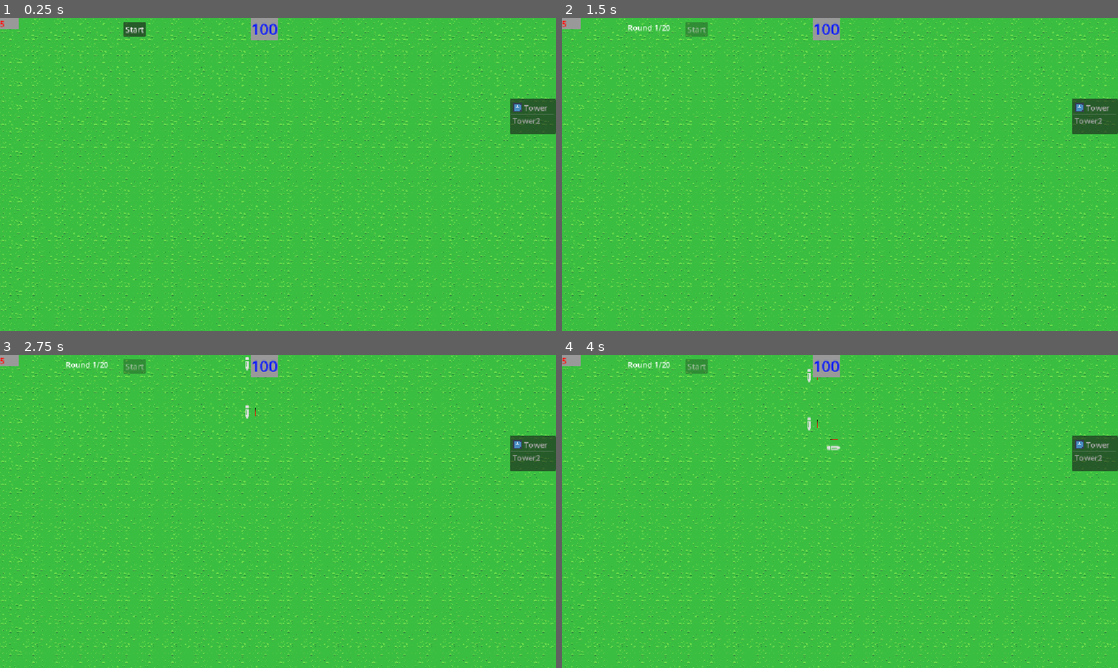
Above: before the commit, frames 1-4 (two rows, left to right).
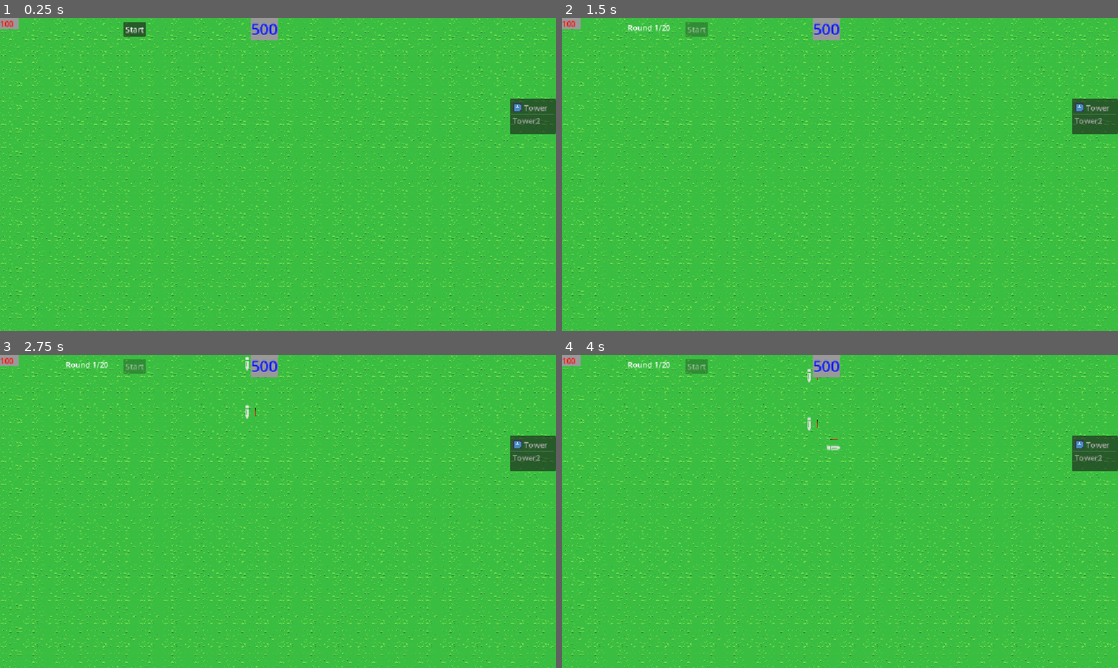
Above: after the commit, the same moments.

Repository: tstover91/Towerdefense
Game: Godot game, scene res://main.tscn
Two runs of this game, one before a commit and one after it. Both use one fixed random seed, a clock stepped at 60 frames per second and the inputs below. The engine's default icon, where the game draws it, is replaced by a stand-in: a white triangle on a blue panel in a dark square.
Inputs (mouse positions are in pixels of both pictures, inside the frame that each line leads up to):
- Up to frame 1 (0.25 s): no input
- Up to frame 2 (1.5 s): click "Start" at 0.5 s; tap Enter at 1.25 s; move the mouse to (962, 158) at 1.27 s; hold Ctrl from 1.28 s (still down); click (962, 158) at 1.42 s
- Up to frame 3 (2.75 s): release Ctrl at 2 s; tap Space at 2 s; drag from (166, 527) to (250, 574) at 2.02 s
- Up to frame 4 (4 s): move the mouse to (895, 442) at 2.77 s; hold Ctrl 2.78-3.5 s; click (895, 442) at 2.92 s; drag from (812, 574) to (673, 464) at 3.52 s

The runs differ from the first frame. In frame 1, less than 0.1% of the frame differs, in the area x 0-47%, y 0-6%; in frame 2, less than 0.1%; in frame 3, less than 0.1%; in frame 4, less than 0.1%.

Commit message:
tower buttons

Diff:
--- a/main.gd
+++ b/main.gd
@@ -1,15 +1,17 @@
 extends Node2D
+
+const GameStats = preload("res://stat_database.gd")
 
 @export var loop_path: bool = true
 @onready var spawntimer = $SpawnTimer
 @onready var tower_list = $MainUI/ItemList
-var lives : int = 5
+var lives: int
 var tower_scene := preload("res://tower.tscn")
 var place_mode := false
 var build_mode = false
 var tower_to_place : Node2D = null
 var tower_confirm : bool = false
-var money : int = 100
+var money: int
 var pending_tower_type := ""
 var pending_tower_cost := 0
 var round_number := 0
@@ -17,9 +19,13 @@
 var mobs_alive := 0
 var round_active := false
 var game_ended := false
-const MAX_ROUNDS := 5
+var max_rounds: int
 
 func _ready():
+	var mode: Dictionary = GameStats.get_mode("easy")
+	money = mode["starting_cash"]
+	lives = mode["starting_lives"]
+	max_rounds = mode["max_rounds"]
 	update_money()
 	update_lives()
 	spawntimer.timeout.connect(_spawn_mob)
@@ -56,7 +62,7 @@
 		start_round()
 
 func start_round() -> void:
-	if round_active or round_number >= MAX_ROUNDS:
+	if round_active or round_number >= max_rounds:
 		return
 	round_number += 1
 	update_round_count()
@@ -74,7 +80,7 @@
 
 	round_active = false
 
-	if round_number >= MAX_ROUNDS:
+	if round_number >= max_rounds:
 		victory()
 	else:
 		$MainUI/startbutton.disabled = false
@@ -91,7 +97,6 @@
 	pf.add_child(mob)
 	pf.loop = false
 	mob.set_path_follow(pf)
-	mob.setup_for_round(round_number)
 	mobs_left_to_spawn -= 1
 	mobs_alive += 1
 
@@ -111,7 +116,7 @@
 	finish_game("Defeat!\nYou reached round %d." % round_number)
 
 func victory():
-	finish_game("Victory!\nYou completed all %d rounds." % MAX_ROUNDS)
+	finish_game("Victory!\nYou completed all %d rounds." % max_rounds)
 
 func finish_game(message: String):
 	if game_ended:
@@ -211,7 +216,7 @@
 		tower_list.deselect_all()
 		return
 
-	var cost := 50  # or based on index later
+	var cost: int = GameStats.get_tower("scout")["placement_cost"]
 
 	if money >= cost and build_mode == false:
 		pending_tower_type = "arrow_tower"  # or based on index
--- a/mob.gd
+++ b/mob.gd
@@ -1,12 +1,16 @@
 extends CharacterBody2D
+
+const GameStats = preload("res://stat_database.gd")
 
 signal mob_killed(reward: int)
 signal reached_end(damage: int)
 
 
-@export var health: int = 100
+@export var enemy_id: StringName = GameStats.DEFAULT_ENEMY_ID
+var health: int
 @onready var health_bar: TextureProgressBar = $HealthBar
-@export var speed := 100.0
+var speed: float
+var cash_reward: int
 var path_follow: PathFollow2D
 var finished := false
 
@@ -24,21 +28,22 @@
 
 	if path_follow.progress_ratio >= 1.0:
 		finished = true
-		reached_end.emit(1)
+		reached_end.emit(health)
 		path_follow.queue_free()
 
 func _ready():
-	health_bar.value = health
+	load_stats()
 
-func setup_for_round(current_round: int) -> void:
-	health = 100 + ((current_round - 1) * 20)
-	speed = 100.0 + ((current_round - 1) * 2.0)
-
+func load_stats() -> void:
+	var stats: Dictionary = GameStats.get_enemy(enemy_id)
+	health = stats["health"]
+	speed = stats["move_speed"]
+	cash_reward = stats["cash_reward"]
 	health_bar.max_value = health
 	health_bar.value = health
 
 func die():
-	mob_killed.emit(10)
+	mob_killed.emit(cash_reward)
 
 	if is_instance_valid(path_follow):
 		path_follow.queue_free()
--- /dev/null
+++ b/stat_database.gd
@@ -0,0 +1,107 @@
+class_name StatDatabase
+extends RefCounted
+
+## Central gameplay reference. IDs are lowercase strings so scenes and save data
+## can refer to entries without depending on node names.
+
+const DEFAULT_ENEMY_ID := "normal"
+const DEFAULT_TOWER_ID := "scout"
+
+const ENEMIES := {
+	"normal": {
+		"display_name": "Normal",
+		"health": 4,
+		"move_speed": 100.0,
+		"cash_reward": 5,
+		"base_damage_from_remaining_health": true,
+		"hidden": false,
+		"defense": 0.0,
+	},
+}
+
+const TOWERS := {
+	"scout": {
+		"display_name": "Scout",
+		"placement_cost": 125,
+		"levels": [
+			{
+				"upgrade_cost": 0,
+				"damage": 1,
+				"firerate": 1.0,
+				"range": 12.0,
+				"hidden_detection": false,
+			},
+			{
+				"upgrade_cost": 50,
+				"damage": 1,
+				"firerate": 0.75,
+				"range": 12.0,
+				"hidden_detection": false,
+			},
+			{
+				"upgrade_cost": 375,
+				"damage": 3,
+				"firerate": 0.75,
+				"range": 14.0,
+				"hidden_detection": true,
+			},
+			{
+				"upgrade_cost": 1350,
+				"damage": 8,
+				"firerate": 0.65,
+				"range": 16.0,
+				"hidden_detection": true,
+			},
+			{
+				"upgrade_cost": 2200,
+				"damage": 8,
+				"firerate": 0.325,
+				"range": 16.0,
+				"hidden_detection": true,
+			},
+		],
+	},
+}
+
+const MODES := {
+	"easy": {
+		"display_name": "Easy",
+		"starting_cash": 500,
+		"starting_lives": 100,
+		"max_rounds": 20,
+		"waves": {
+			1: [
+				{"enemy_id": "normal", "amount": 4, "spawn_delay": 3.0},
+			],
+		},
+	},
+}
+
+
+static func get_enemy(enemy_id: StringName) -> Dictionary:
+	assert(ENEMIES.has(enemy_id), "Unknown enemy ID: %s" % enemy_id)
+	return ENEMIES[enemy_id].duplicate(true)
+
+
+static func get_tower(tower_id: StringName) -> Dictionary:
+	assert(TOWERS.has(tower_id), "Unknown tower ID: %s" % tower_id)
+	return TOWERS[tower_id].duplicate(true)
+
+
+static func get_tower_level(tower_id: StringName, level: int) -> Dictionary:
+	var tower := get_tower(tower_id)
+	var levels: Array = tower["levels"]
+	assert(level >= 0 and level < levels.size(), "Invalid level %d for %s" % [level, tower_id])
+	return levels[level].duplicate(true)
+
+
+static func get_mode(mode_id: StringName) -> Dictionary:
+	assert(MODES.has(mode_id), "Unknown mode ID: %s" % mode_id)
+	return MODES[mode_id].duplicate(true)
+
+
+static func get_wave(mode_id: StringName, wave_number: int) -> Array:
+	var mode := get_mode(mode_id)
+	var waves: Dictionary = mode["waves"]
+	assert(waves.has(wave_number), "Missing wave %d for mode %s" % [wave_number, mode_id])
+	return waves[wave_number].duplicate(true)
--- a/tower.gd
+++ b/tower.gd
@@ -1,4 +1,7 @@
 extends Node2D
+
+const GameStats = preload("res://stat_database.gd")
+const RANGE_PIXELS_PER_UNIT := 12.9
 
 enum TargetMode {
 	FIRST,
@@ -9,12 +12,16 @@
 
 signal tower_confirmed()
 signal tower_cancelled()
+signal sell_tower
 
 @export var target_mode: TargetMode = TargetMode.FIRST
+@export var tower_id: StringName = GameStats.DEFAULT_TOWER_ID
 @onready var tower_area: Area2D = $Tower
 @onready var rotator: Node2D = $Rotator
 @onready var damage_timer: Timer = $Timer
-var damage: int = 20
+@onready var upgrade_button: Button = $HBoxContainer/upgradetower
+var tower_level := 0
+var damage: int
 var target: Node2D = null
 var mobs_in_range: Array = []
 var selected := false
@@ -23,20 +30,66 @@
 
 func set_selected(value: bool):
 	selected = value
-	$targetui.visible = value
+	$HBoxContainer.visible = value
+
+	if value:
+		show_main_menu()
+	else:
+		close_menus()
+
+func show_main_menu() -> void:
+	$HBoxContainer.visible = true
+	$targetui.visible = false
+	update_upgrade_button()
+
+func show_target_menu() -> void:
+	$HBoxContainer.visible = false
+	$targetui.visible = true
+
+func update_upgrade_button() -> void:
+	var tower_data: Dictionary = GameStats.get_tower(tower_id)
+	var levels: Array = tower_data["levels"]
+	var next_level := tower_level + 1
+
+	if next_level >= levels.size():
+		upgrade_button.text = "MAX LEVEL"
+		upgrade_button.disabled = true
+		return
+
+	var upgrade_cost: int = levels[next_level]["upgrade_cost"]
+	upgrade_button.text = "Upgrade\n$%d" % upgrade_cost
+	upgrade_button.disabled = false
+
+func show_upgrade_menu() -> void:
+	$HBoxContainer.visible = false
+
+func close_menus() -> void:
+	selected = false
+	$HBoxContainer.visible = false
+	$targetui.visible = false
 
 func confirm_menu(value: bool):
 	tower_confirm = value
 	$towerconfirm.visible = value
 
 func _ready() -> void:
+	load_level_stats()
+	update_upgrade_button()
 	tower_area.connect("body_entered", Callable(self, "_on_body_entered"))
 	tower_area.connect("body_exited", Callable(self, "_on_body_exited"))
-	damage_timer.wait_time = .5
 	damage_timer.timeout.connect(_apply_damage)
 	damage_timer.start()
 	$Tower.input_event.connect(_on_clickarea_input_event)
 	add_to_group("towers")
+
+
+func load_level_stats() -> void:
+	var stats: Dictionary = GameStats.get_tower_level(tower_id, tower_level)
+	damage = stats["damage"]
+	damage_timer.wait_time = stats["firerate"]
+	var range_shape := $Tower/CollisionShape2D.shape.duplicate() as CircleShape2D
+	range_shape.radius = stats["range"] * RANGE_PIXELS_PER_UNIT
+	$Tower/CollisionShape2D.shape = range_shape
 
 func _apply_damage():
 	if target != null :
@@ -99,24 +152,28 @@
 			tower.set_selected(false)
 
 func _on_clickarea_input_event(_viewport, event, _shape_idx) -> void:
-	if event is InputEventMouseButton and event.pressed and main.build_mode == false:
+	if event is InputEventMouseButton and event.pressed and not main.build_mode:
+		for tower in get_tree().get_nodes_in_group("towers"):
+			if tower != self:
+				tower.set_selected(false)
+
 		set_selected(true)
 
 func _on_button_first_pressed() -> void:
 	target_mode = TargetMode.FIRST
-	set_selected(false)
+	close_menus()
 
 func _on_button_last_pressed() -> void:
 	target_mode = TargetMode.LAST
-	set_selected(false)
+	close_menus()
 
 func _on_button_low_pressed() -> void:
 	target_mode = TargetMode.LOWEST_HEALTH
-	set_selected(false)
+	close_menus()
 
 func _on_button_high_pressed() -> void:
 	target_mode = TargetMode.HIGHEST_HEALTH
-	set_selected(false)
+	close_menus()
 
 func _on_confirm_pressed() -> void:
 	var sprite = $Rotator
@@ -134,3 +191,24 @@
 	$towerconfirm.visible = false
 	emit_signal("tower_cancelled", self)
 	queue_free()
+
+func _on_targetmode_pressed() -> void:
+	show_target_menu()
+
+func _on_upgradetower_pressed() -> void:
+	var tower_data: Dictionary = GameStats.get_tower(tower_id)
+	var levels: Array = tower_data["levels"]
+	var next_level := tower_level + 1
+
+	if next_level >= levels.size():
+		return
+
+	var upgrade_cost: int = levels[next_level]["upgrade_cost"]
+
+	if main.spend_money(upgrade_cost):
+		tower_level = next_level
+		load_level_stats()
+		update_upgrade_button()
+
+func _on_selltower_pressed() -> void:
+	pass # Replace with function body.
--- a/tower.tscn
+++ b/tower.tscn
@@ -11,6 +11,8 @@
 
 [node name="TowerRoot" type="Node2D" unique_id=2095459932]
 script = ExtResource("1_vedim")
+target_mode = null
+tower_id = null
 
 [node name="Tower" type="Area2D" parent="." unique_id=1681050470]
 position = Vector2(-6, -9)
@@ -27,35 +29,6 @@
 texture = ExtResource("1_k1sas")
 
 [node name="Timer" type="Timer" parent="." unique_id=1713124659]
-
-[node name="targetui" type="VBoxContainer" parent="." unique_id=625041560]
-visible = false
-anchors_preset = 15
-anchor_right = 1.0
-anchor_bottom = 1.0
-grow_horizontal = 2
-grow_vertical = 2
-alignment = 1
-
-[node name="button_first" type="Button" parent="targetui" unique_id=2081262102]
-custom_minimum_size = Vector2(120, 30)
-layout_mode = 2
-text = "First"
-
-[node name="button_last" type="Button" parent="targetui" unique_id=886726470]
-custom_minimum_size = Vector2(120, 30)
-layout_mode = 2
-text = "Last"
-
-[node name="button_low" type="Button" parent="targetui" unique_id=381852348]
-custom_minimum_size = Vector2(120, 30)
-layout_mode = 2
-text = "Lowest HP"
-
-[node name="button_high" type="Button" parent="targetui" unique_id=718005269]
-custom_minimum_size = Vector2(120, 30)
-layout_mode = 2
-text = "Highest HP"
 
 [node name="clickarea" type="Area2D" parent="." unique_id=172749921]
 collision_layer = 2
@@ -92,10 +65,64 @@
 theme_override_font_sizes/font_size = 12
 text = "Cancel"
 
+[node name="HBoxContainer" type="HBoxContainer" parent="." unique_id=170430979]
+visible = false
+offset_left = -106.0
+offset_top = -90.0
+offset_right = 106.0
+offset_bottom = -50.0
+
+[node name="upgradetower" type="Button" parent="HBoxContainer" unique_id=671795592]
+layout_mode = 2
+
+[node name="selltower" type="Button" parent="HBoxContainer" unique_id=1015975688]
+layout_mode = 2
+text = "Sell"
+
+[node name="targetmode" type="Button" parent="HBoxContainer" unique_id=860517118]
+layout_mode = 2
+text = "Aim Mode"
+
+[node name="targetui" type="VBoxContainer" parent="." unique_id=625041560]
+visible = false
+anchors_preset = 15
+anchor_right = 1.0
+anchor_bottom = 1.0
+offset_left = -60.0
+offset_top = -68.0
+offset_right = 60.0
+offset_bottom = 68.0
+grow_horizontal = 2
+grow_vertical = 2
+alignment = 1
+
+[node name="button_first" type="Button" parent="targetui" unique_id=2081262102]
+custom_minimum_size = Vector2(120, 30)
+layout_mode = 2
+text = "First"
+
+[node name="button_last" type="Button" parent="targetui" unique_id=886726470]
+custom_minimum_size = Vector2(120, 30)
+layout_mode = 2
+text = "Last"
+
+[node name="button_low" type="Button" parent="targetui" unique_id=381852348]
+custom_minimum_size = Vector2(120, 30)
+layout_mode = 2
+text = "Lowest HP"
+
+[node name="button_high" type="Button" parent="targetui" unique_id=718005269]
+custom_minimum_size = Vector2(120, 30)
+layout_mode = 2
+text = "Highest HP"
+
+[connection signal="input_event" from="clickarea" to="." method="_on_clickarea_input_event"]
+[connection signal="pressed" from="towerconfirm/Confirm" to="." method="_on_confirm_pressed"]
+[connection signal="pressed" from="towerconfirm/Cancel" to="." method="_on_cancel_pressed"]
+[connection signal="pressed" from="HBoxContainer/upgradetower" to="." method="_on_upgradetower_pressed"]
+[connection signal="pressed" from="HBoxContainer/selltower" to="." method="_on_selltower_pressed"]
+[connection signal="pressed" from="HBoxContainer/targetmode" to="." method="_on_targetmode_pressed"]
 [connection signal="pressed" from="targetui/button_first" to="." method="_on_button_first_pressed"]
 [connection signal="pressed" from="targetui/button_last" to="." method="_on_button_last_pressed"]
 [connection signal="pressed" from="targetui/button_low" to="." method="_on_button_low_pressed"]
 [connection signal="pressed" from="targetui/button_high" to="." method="_on_button_high_pressed"]
-[connection signal="input_event" from="clickarea" to="." method="_on_clickarea_input_event"]
-[connection signal="pressed" from="towerconfirm/Confirm" to="." method="_on_confirm_pressed"]
-[connection signal="pressed" from="towerconfirm/Cancel" to="." method="_on_cancel_pressed"]
Not shown, added: stat_database.gd.uid
